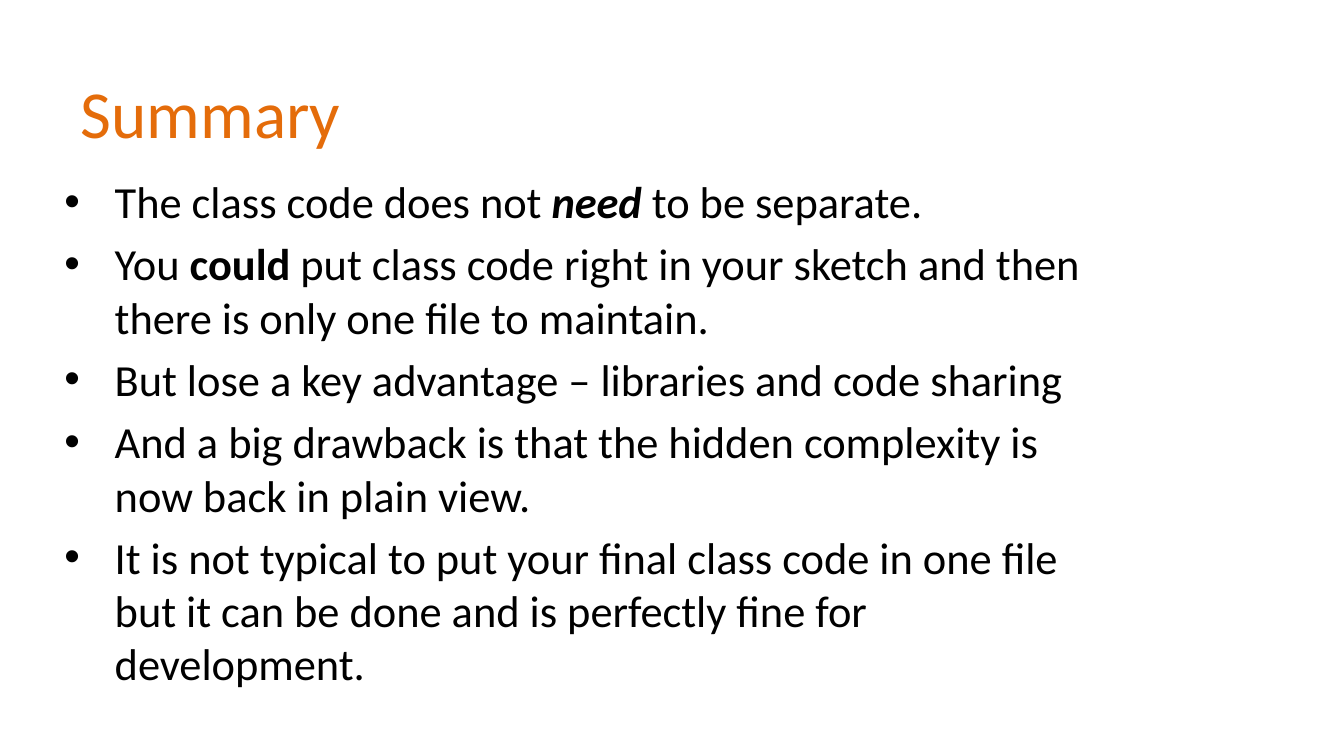
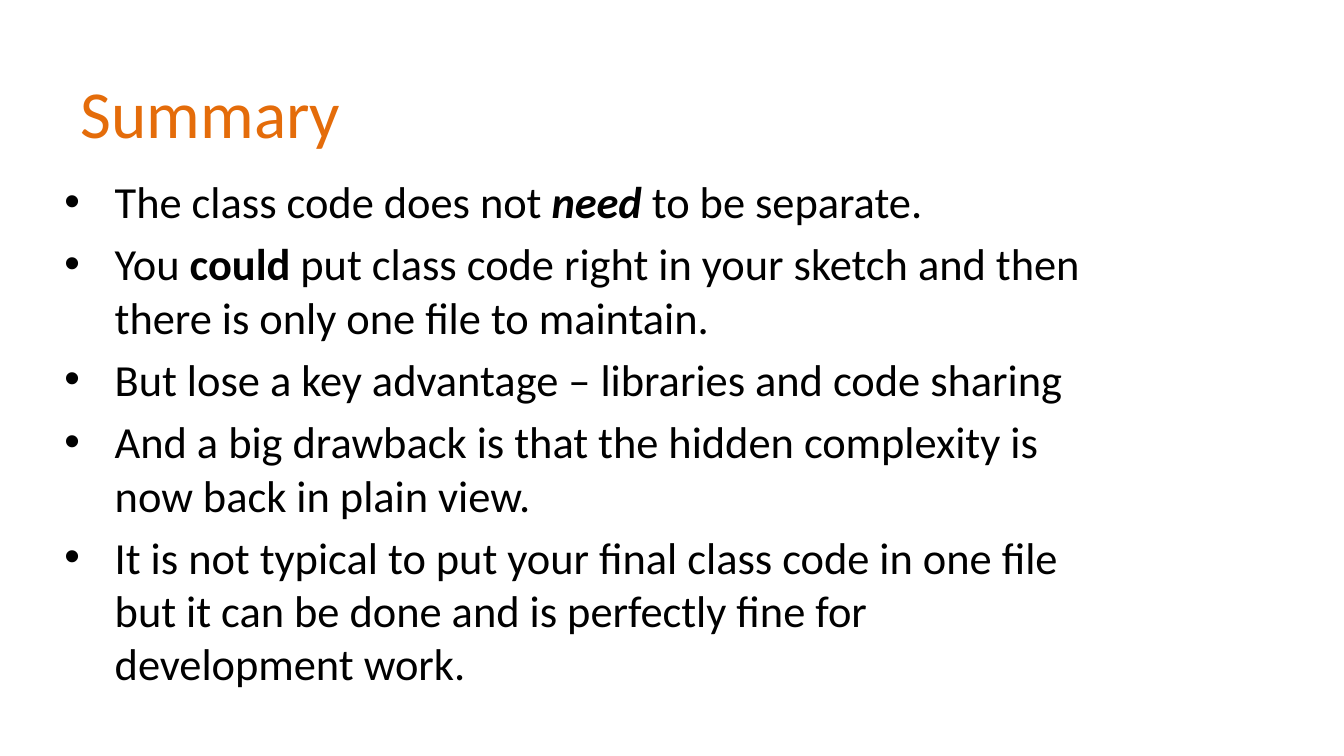
Before and after one commit to Alan-Lomax/MERG-SIG-Presentations, a slide deck: slide 11 of Introduction to Class Programming Part 2.pptx. Drawn at 1344x756 pixels with LibreOffice and Linux fonts; fonts in the diff are those of the drawing; background and template pictures are left out. Boxes give left, top, right and bottom in pixels: in the first picture for what was removed or moved away, otherwise in the second. Text is boxed around its words. In the diff, an @@ line names an element or a change of style, - is before the commit and + after.

```diff
--- a/Introduction to Class Programming Part 2.pptx
+++ b/Introduction to Class Programming Part 2.pptx
@@ text at <box>115,543,1058,688</box>: text changed @@
-• It is not typical to put your final class code in one file but it can be done and is perfectly fine for development.
+• It is not typical to put your final class code in one file but it can be done and is perfectly fine for development work.
```
Also in this commit, not shown: 7 other slides changed, 3 slides added.
